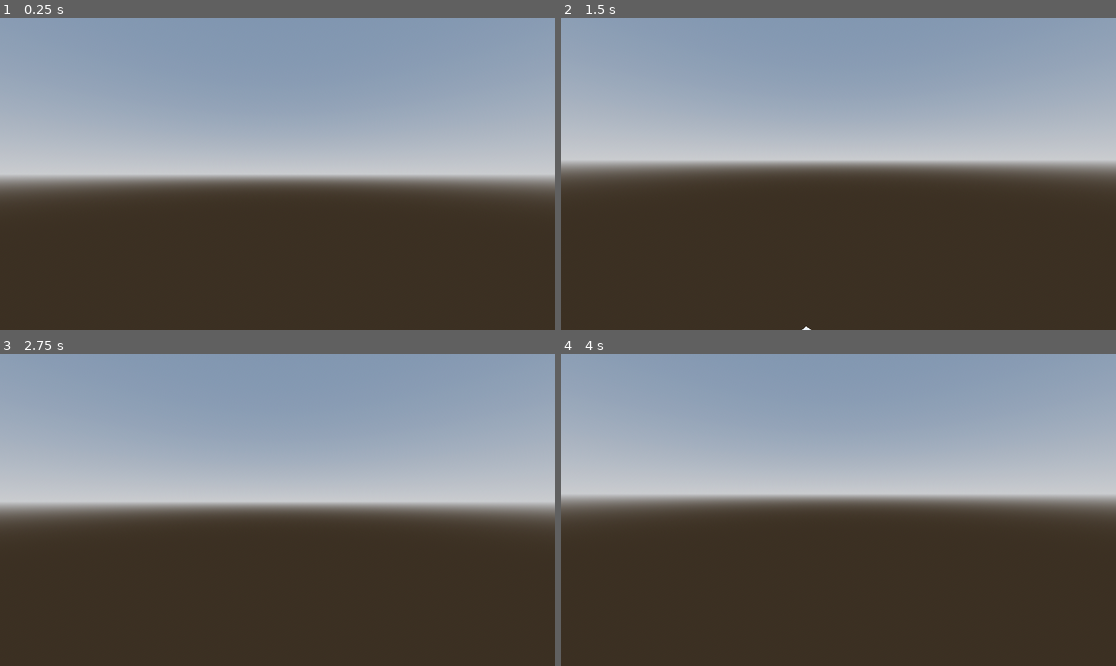
Above: before the commit, frames 1-4 (two rows, left to right).
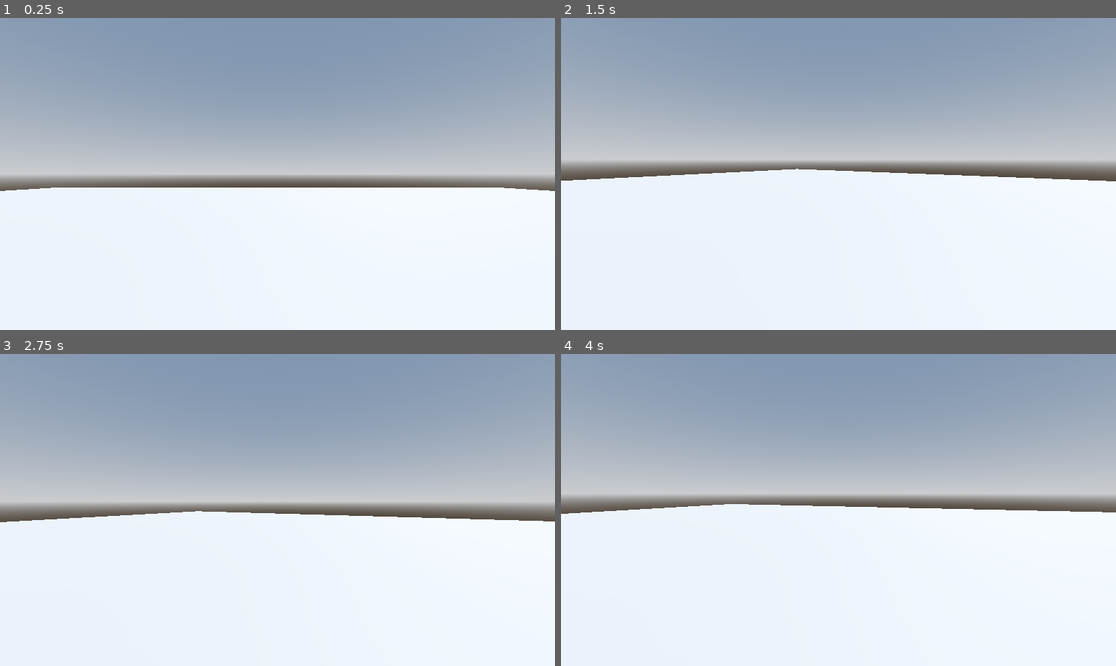
Above: after the commit, the same moments.

Repository: theskyedoctor/ShatteredSkies
Game: Godot game, scene res://testing.tscn
Same seed, same stepped clock (60 frames per second), same inputs: the game is played once before the commit and once after it.
Inputs (mouse positions are in pixels of both pictures, inside the frame that each line leads up to):
- Up to frame 1 (0.25 s): no input
- Up to frame 2 (1.5 s): tap Enter (ui_accept) at 0.5, 0.77, 1.25 s; move the mouse to (960, 158) at 0.52 s; hold Right (ui_right) 0.53-1.28 s; tap Tab (freefly) at 0.6 s; click (960, 158) at 0.67 s; move the mouse to (810, 174) at 1.27 s; hold Up (ui_up) from 1.28 s (still down); tap Ctrl (sprint) at 1.35 s
- Up to frame 3 (2.75 s): keep holding Up (ui_up); tap Enter (ui_accept) at 1.52, 2 s; move the mouse to (288, 503) at 2.02 s; tap Tab (freefly) at 2.1 s
- Up to frame 4 (4 s): keep holding Up (ui_up); tap Enter (ui_accept) at 2.75, 3.02, 3.5, 3.77 s; move the mouse to (832, 516) at 2.77 s; tap Ctrl (sprint) at 2.85 s; click (832, 516) at 2.92 s; move the mouse to (877, 513) at 3.52 s; tap Tab (freefly) at 3.6 s

The runs differ from the first frame. In frame 1, 46% of the frame differs, in the area x 0-100%, y 54-100%; in frame 2, 50%; in frame 3, 48%; in frame 4, 50%, in the area x 0-100%, y 48-100%.

Commit message:
adjusted play level to mess around with movement

Diff:
--- a/shattered-skies/testing.tscn
+++ b/shattered-skies/testing.tscn
@@ -25,8 +25,9 @@
 shadow_enabled = true
 
 [node name="CSGBox3D" type="CSGBox3D" parent="."]
-transform = Transform3D(2.5556626, 0, 0, 0, -1.1568845e-07, 0.07832807, 0, -2.6466432, -3.4238288e-09, 0.0008354187, 0, 0)
+transform = Transform3D(13.869578, 0, 0, 0, -4.493211e-07, 0.07832808, 0, -10.279268, -3.4238292e-09, 0.13092709, 0.039124873, 0)
 use_collision = true
+size = Vector3(4, 5, 0.001)
 
 [node name="ProtoController" parent="." instance=ExtResource("1_qrja6")]
 transform = Transform3D(1, 0, 0, 0, 1, 0, 0, 0, 1, 0.13845491, 0, 0.07911551)
